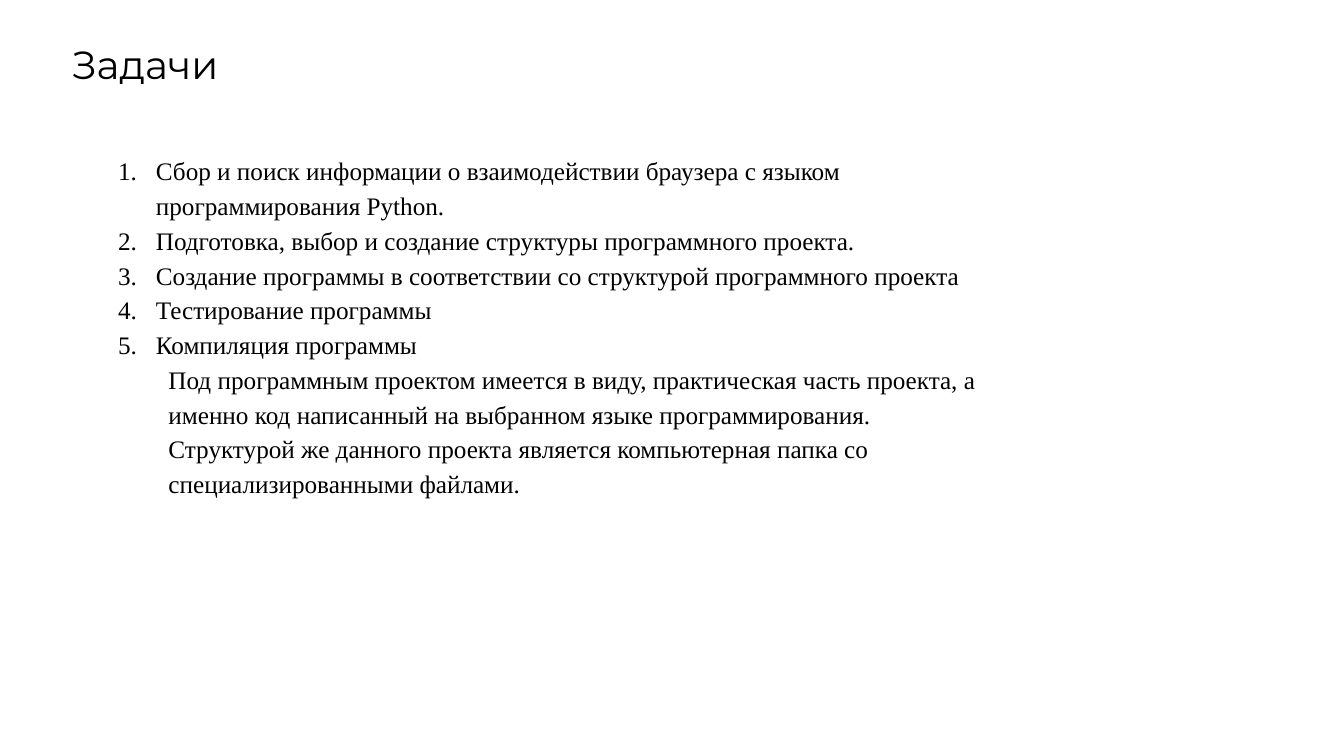
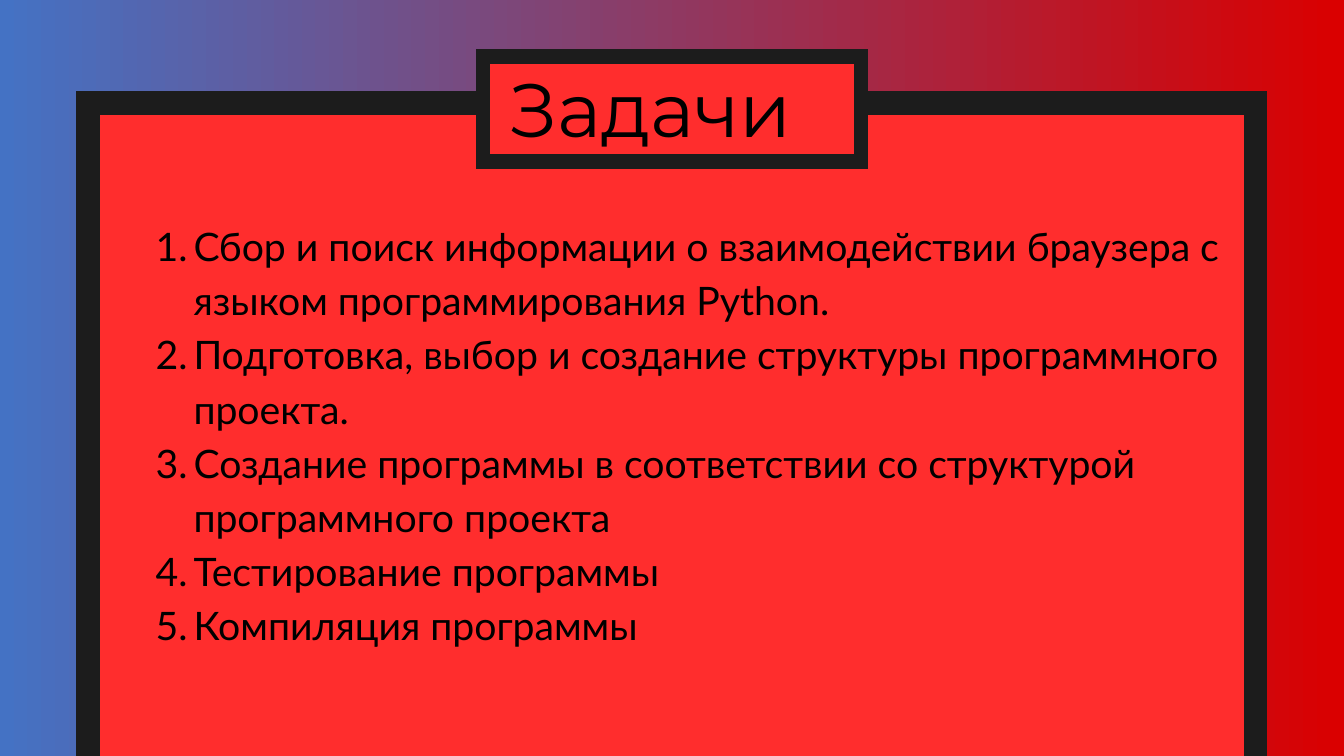
Before and after one commit to FFlop235/School_Project, a slide deck: slide 4 of Анализ оценок из Сетевого Города.pptx. Drawn at 1344x756 pixels with LibreOffice and Linux fonts; fonts in the diff are those of the drawing. Boxes give left, top, right and bottom in pixels: in the first picture for what was removed or moved away, otherwise in the second. Text is boxed around its words. In the diff, an @@ line names an element or a change of style, - is before the commit and + after.

```diff
--- a/Анализ оценок из Сетевого Города.pptx
+++ b/Анализ оценок из Сетевого Города.pptx
@@ background #FFFFFF to gradient #DA0000 to #4472C4 @@
@@ rectangle added at (483,56,861,161), fill #FF2D2D, outline #1C1C1C 10.25 pt @@
@@ text "Задачи": place and size @@
-text "Задачи" at (72,51,218,84)
+text "Задачи" at (509,63,792,147)
@@ text "Задачи" at (509,63,792,147): size 28 to 54 pt @@
@@ rectangle added at (89,103,1256,756), fill #FF2D2D, outline #1C1C1C 16.75 pt @@
@@ text "Сбор и поиск информации о ...": place and size @@
-text "Сбор и поиск информации о ..." at (156,162,975,499)
+text "Сбор и поиск информации о ..." at (194,232,1219,647)
@@ text "Сбор и поиск информации о ..." at (194,232,1219,647): size 18 to 28 pt, font Times New Roman to Lato @@
@@ text at (168,372,975,499): paragraph removed @@
-Под программным проектом имеется в виду, практическая часть проекта, а именно код написанный на выбранном языке программирования. Структурой же данного проекта является компьютерная папка со специализированными файлами.
```
Also in this commit, not shown: 8 other slides changed, 13 slides added, 1 slide removed.
